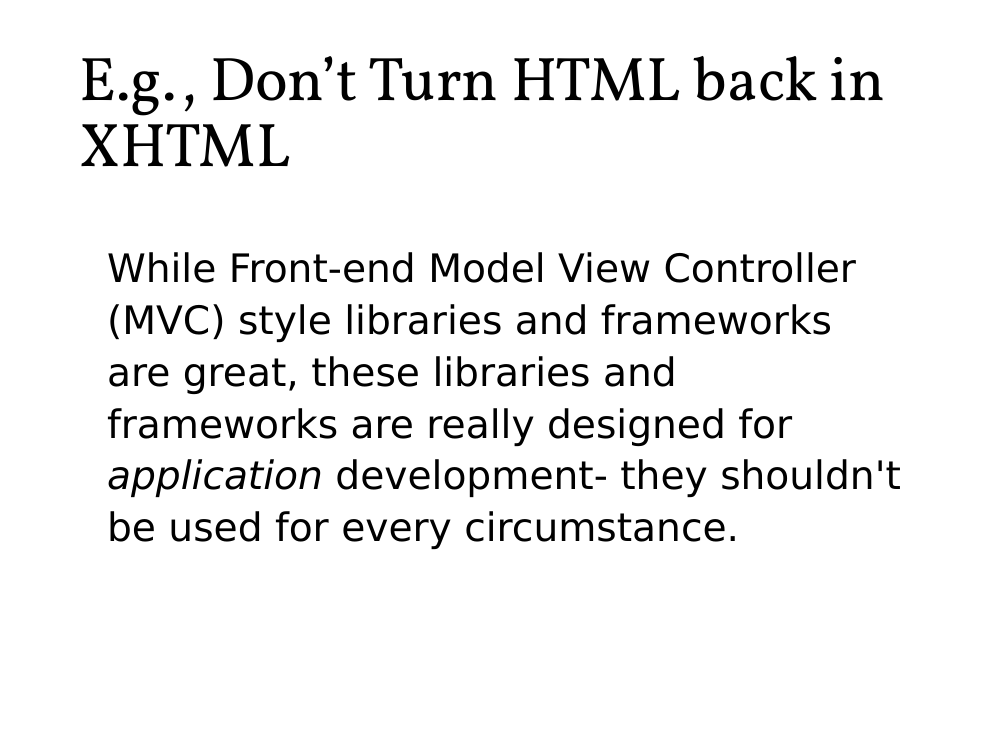
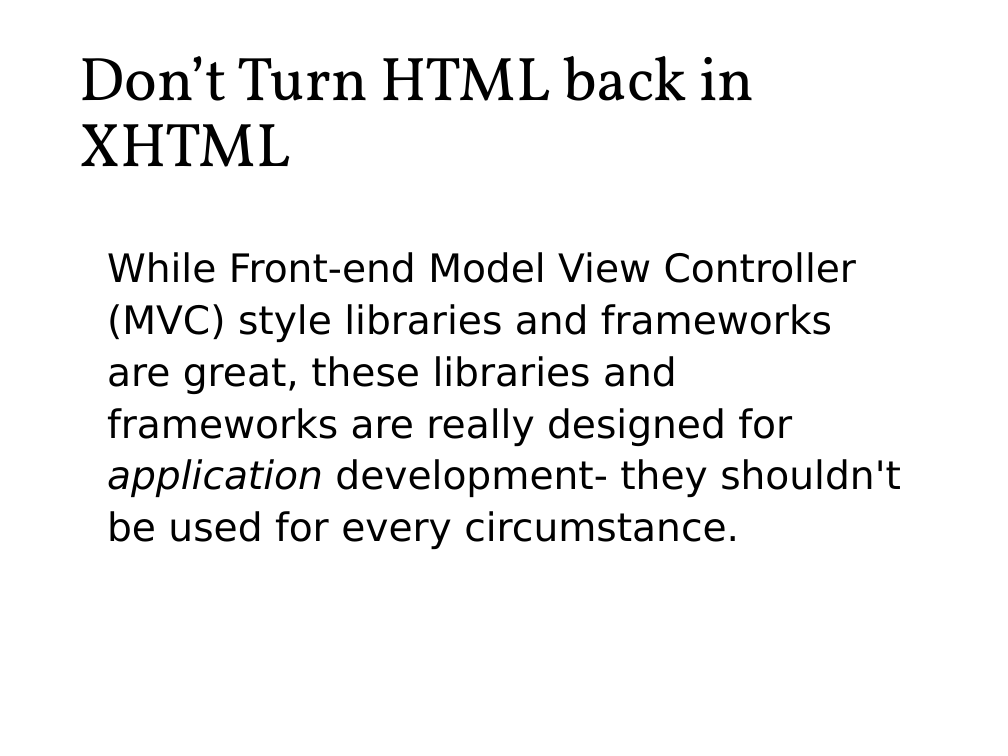
Before and after one commit to roblarsen/rob-larsen-presentations, a slide deck: slide 52 of wild-world-web.pptx (slide 51 before the commit). Drawn at 1008x756 pixels with LibreOffice and Linux fonts; fonts in the diff are those of the drawing; background and template pictures are left out. Boxes give left, top, right and bottom in pixels: in the first picture for what was removed or moved away, otherwise in the second. Text is boxed around its words. In the diff, an @@ line names an element or a change of style, - is before the commit and + after.

```diff
--- a/wild-world-web.pptx
+++ b/wild-world-web.pptx
@@ title at (79, 56, 754, 167): text changed @@
-E.g., Don’t Turn HTML back in XHTML
+Don’t Turn HTML back in XHTML
```
Also in this commit, not shown: 24 other slides changed, 2 slides added, 2 slides removed.
